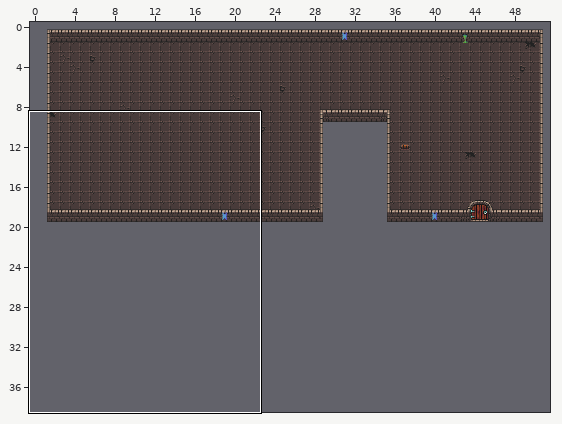
Tiled map -- Dungeon Crawler/Assets/Example assets/Tiled Map/Example_tile.tmx. The first picture is a wide view before the edit; the outline marks the close-up.
Close-up. Old version:
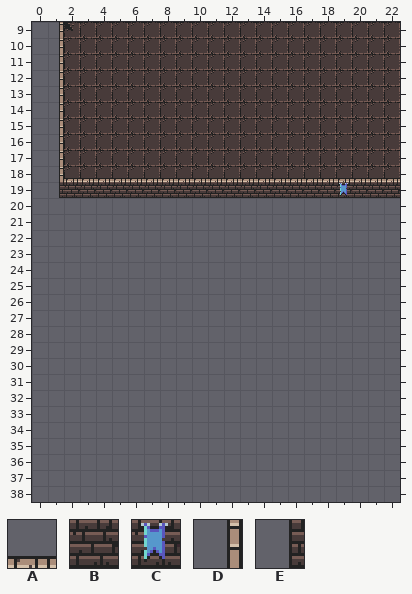
Cells are 16x16 px. Shown: x 0..22, y 9..38. The commit also changed other parts of the map, which this record leaves out.
Key: from "dungeon": A 2, B 34, C 66, D 256, E 288.
_ is an empty cell.
Layer "Walls" before, first column x 0:
18 _DAAAAAAAAAAAAAAAAAAAAA
19 _EBBBBBBBBBBBBBBBBBCBBB
20 _______________________
21 _______________________
22 _______________________
23 _______________________
24 _______________________
25 _______________________
26 _______________________
27 _______________________
28 _______________________
29 _______________________
30 _______________________
31 _______________________
32 _______________________
33 _______________________
34 _______________________
35 _______________________
36 _______________________
37 _______________________
38 _______________________
Once edited:
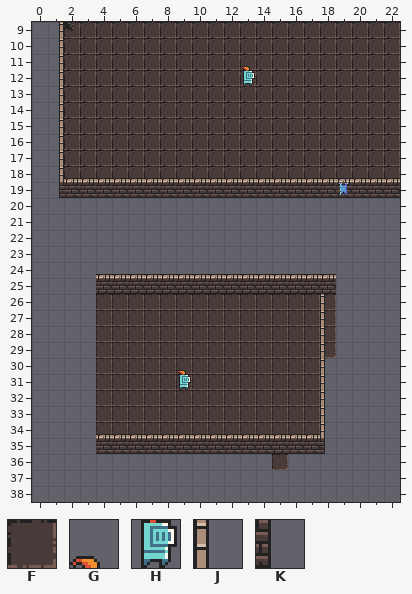
Further tiles: from "dungeon": F 129, G 200, H 232, J 257, K 289.
Tiles of an added or newly shown layer are drawn over the layers below it.
Change:
Changed rows in their new state; . is an unchanged cell.
Layer "Ground":
first column x 4:
26 FFFFFFFFFFFFFFF
27 FFFFFFFFFFFFFFF
28 FFFFFFFFFFFFFFF
29 FFFFFFFFFFFFFFF
30 FFFFFFFFFFFFFF.
31 FFFFFFFFFFFFFF.
32 FFFFFFFFFFFFFF.
33 FFFFFFFFFFFFFF.
34 FFFFFFFFFFFFFF.
36 ...........F...
Layer "Enemies" (added):
first column x 13:
11 G
12 H
first column x 9:
30 G
31 H
Layer "Walls":
first column x 4:
24 AAAAAAAAAAAAAAA
25 BBBBBBBBBBBBBBB
26 ..............J
27 ..............J
28 ..............J
29 ..............J
30 ..............J
31 ..............J
32 ..............J
33 ..............J
34 AAAAAAAAAAAAAAJ
35 BBBBBBBBBBBBBBK
Where, in picture pixels (left, top, right, bottom), the same in both close-ups:
added: (241, 66, 255, 86)
added: (96, 274, 336, 470)
